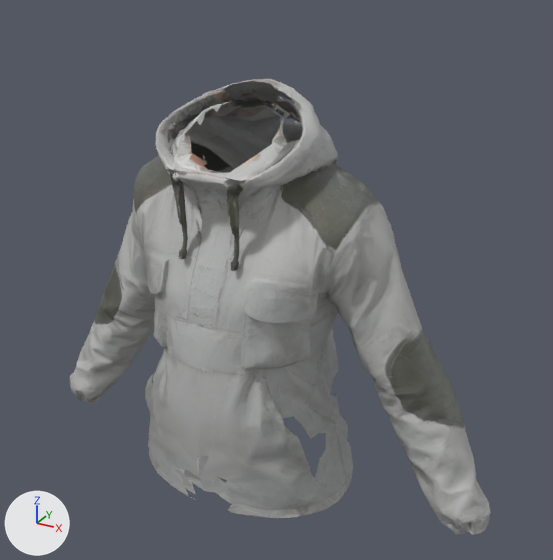
The glTF model public/assets/characters/wear/smock.glb: old version first, new version second.
Both versions are drawn from a 50 mm camera at (0.617, -0.986, 1.88) aimed at (0.035, 0.074, 1.35). Lighting does not change. The marker at lower left points along +X, +Y and +Z. The older version comes first. Vertices at exactly the same position are counted once.

Before the edit, the objects in view are built like this:
```python
mat_wear_smock = principled_material('wear_smock')
mat_wear_smock.texture = img_image_0
mat_wear_smock.roughness = 0.75
me_wear = bpy.data.meshes.new('wear')
me_wear.from_pydata(...)  # 7518 vertices, 14533 faces; spans x -0.441..0.444, y -0.131..0.208, z 0.984..1.683
me_wear.materials.append(mat_wear_smock)  # picture img_image_0
ob_wear = bpy.data.objects.new('wear', me_wear)
ob_wear.location = (0.0, 0.0, 0.0)
```
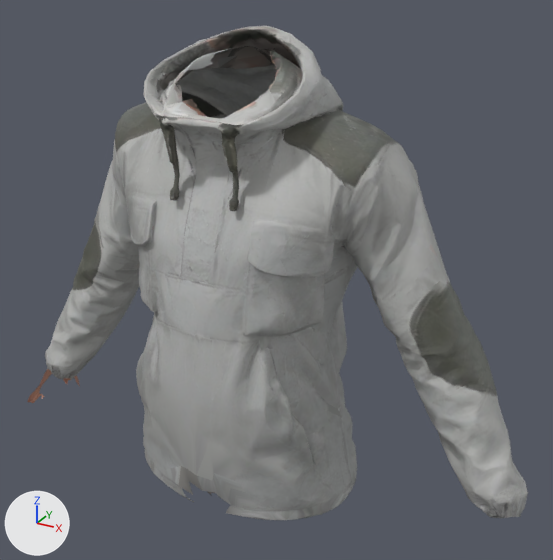
What changed in the scene script:
```text
Change mat_wear_smock:
    add n3 = _N.new('ShaderNodeMix'); n3.name = 'Mix'
    add n3.data_type = 'RGBA'
    add n3.blend_type = 'MULTIPLY'
    add n3.inputs[0].default_value = 1.0  # 'Factor'
    add n4 = _N.new('ShaderNodeVertexColor'); n4.name = 'Color Attribute'
    where n2 = _N.new('ShaderNodeTexImage'); n2.name = 'Image Texture'
    where n0 = _N.new('ShaderNodeBsdfPrincipled'); n0.name = 'Principled BSDF'
    remove _L.new(n2.outputs[0], n0.inputs[0])  # 'Color' to 'Base Color'
    add _L.new(n3.outputs[2], n0.inputs[0])  # 'Result' to 'Base Color'
    add _L.new(n4.outputs[0], n3.inputs[7])  # 'Color' to 'B'
    add _L.new(n2.outputs[0], n3.inputs[6])  # 'Color' to 'A'
Change me_wear:
    used by ob_wear; location = (0.0, 0.0, 0.0)
    remove me_wear.from_pydata(...)  # 7518 vertices, 14533 faces; spans x -0.441..0.444, y -0.131..0.208, z 0.984..1.683
    add me_wear.from_pydata(...)  # 8115 vertices, 15927 faces; spans x -0.567..0.496, y -0.139..0.213, z 0.944..1.764
    me_wear part 1: the loose piece of 6559 vertices spanning x -0.441..0.444, y -0.131..0.208, z 0.984..1.683 is rebuilt with 7041 vertices and now spans x -0.567..0.496, y -0.139..0.213, z 0.944..1.764
    other edits to the shape of me_wear do not show in these pictures
```

Location of each change, [x1, y1, x2, y2] in pixels of the pictures (553 x 560 px):
'wear', recoloured, reshaped (19% wider, 8% taller): before [70, 79, 491, 535]; after [27, 26, 528, 520]
